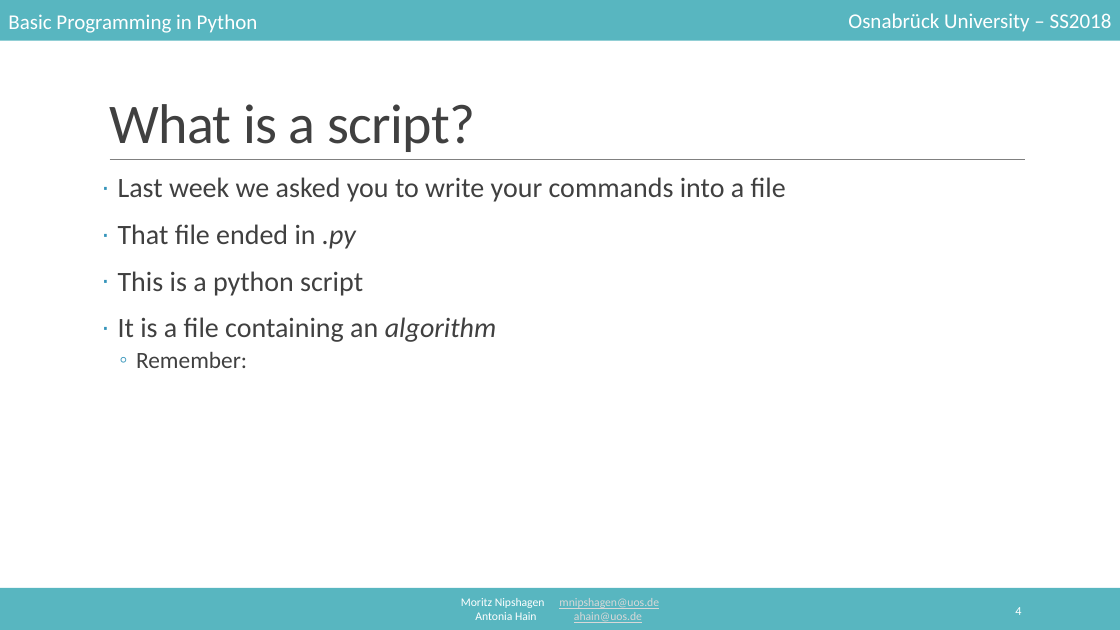
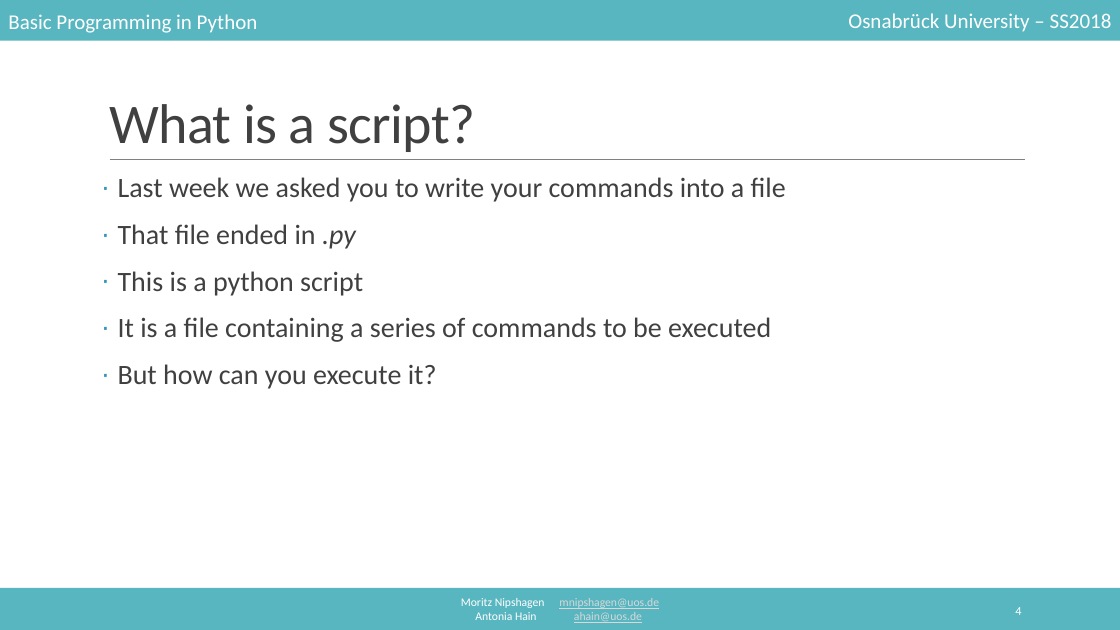
Before and after one commit to mnipshagen/monty, a slide deck: slide 4 of 2018/02/Syntax_and_variables.pptx. Drawn at 1120x630 pixels with LibreOffice and Linux fonts; fonts in the diff are those of the drawing. Boxes give left, top, right and bottom in pixels: in the first picture for what was removed or moved away, otherwise in the second. Text is boxed around its words. In the diff, an @@ line names an element or a change of style, - is before the commit and + after.

```diff
--- a/2018/02/Syntax_and_variables.pptx
+++ b/2018/02/Syntax_and_variables.pptx
@@ text at (118,317,771,389): text changed @@
-· It is a file containing an algorithm
-  ◦ Remember:
+· It is a file containing a series of commands to be executed
+· But how can you execute it?
```
Also in this commit, not shown: 7 other slides changed, 12 slides added, 2 slides removed.
